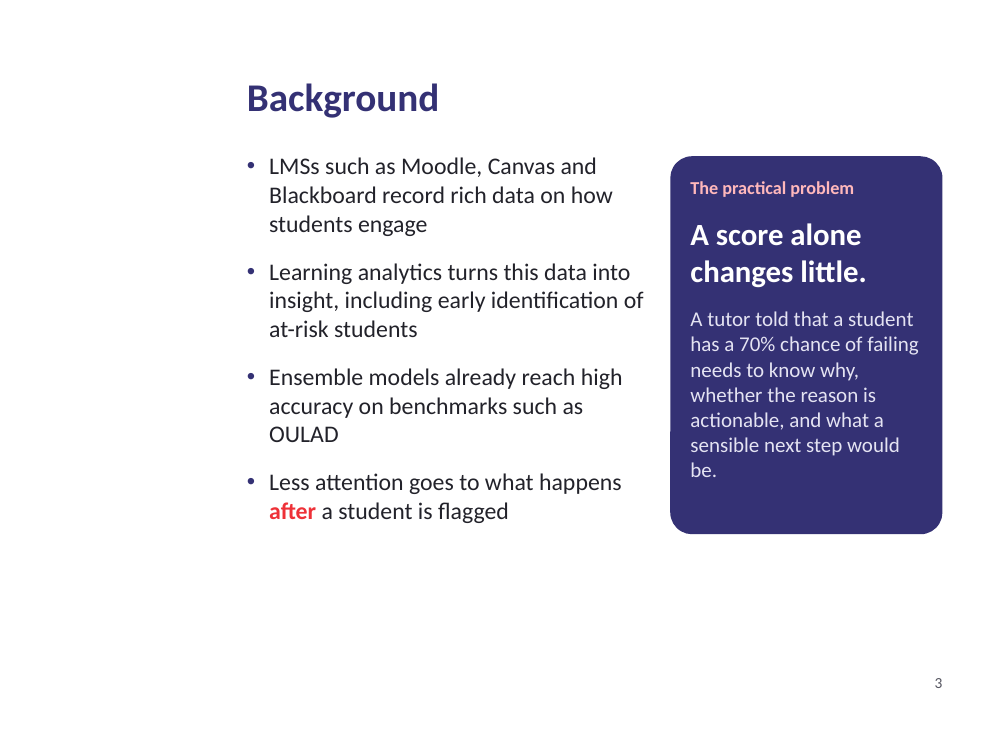
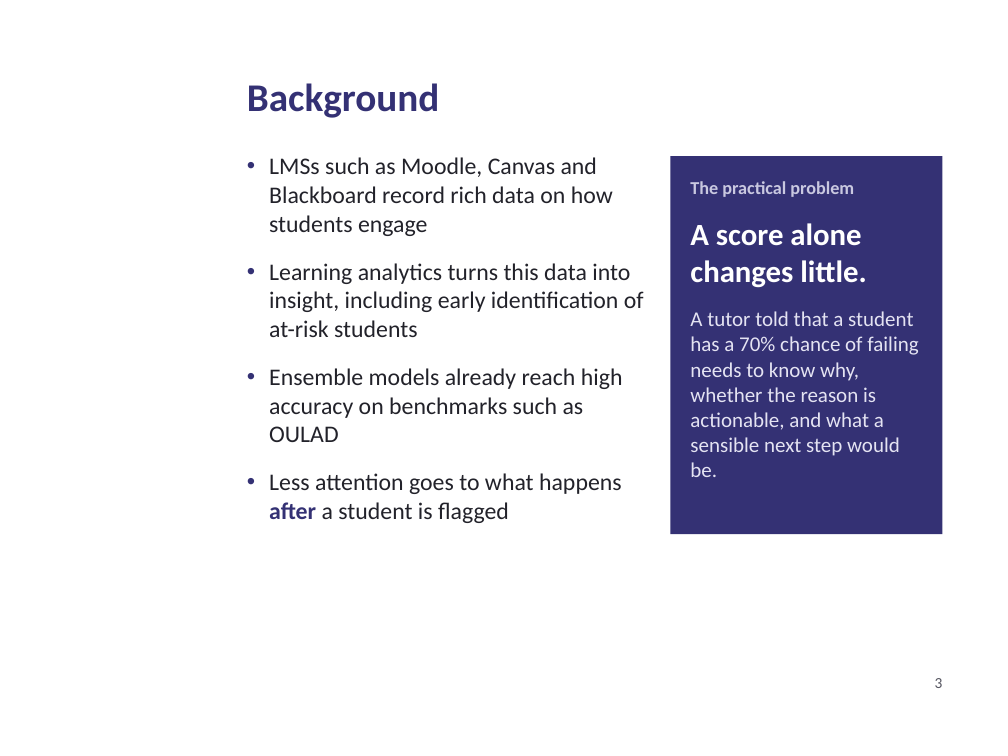
Before and after one commit to daniel-larry/python-run-result, a slide deck: slide 3 of Internal_Defense_Presentation.pptx. Drawn at 1008x756 pixels with LibreOffice and Linux fonts; fonts in the diff are those of the drawing; background and template pictures are left out. Boxes give left, top, right and bottom in pixels: in the first picture for what was removed or moved away, otherwise in the second. Text is boxed around its words. In the diff, an @@ line names an element or a change of style, - is before the commit and + after.

Commit message:
Defense deck: formal navy-only styling

```diff
--- a/Internal_Defense_Presentation.pptx
+++ b/Internal_Defense_Presentation.pptx
@@ rectangle at box(670, 156, 942, 534): rounded rectangle to rectangle @@
@@ text at box(690, 181, 854, 197): text colour #FFB8BB to #C9C8E0 in "The practical problem" @@
@@ text at box(269, 473, 622, 523): text colour #EE3138 to #343174 in "after" @@
```
Also in this commit, not shown: 18 other slides changed.
